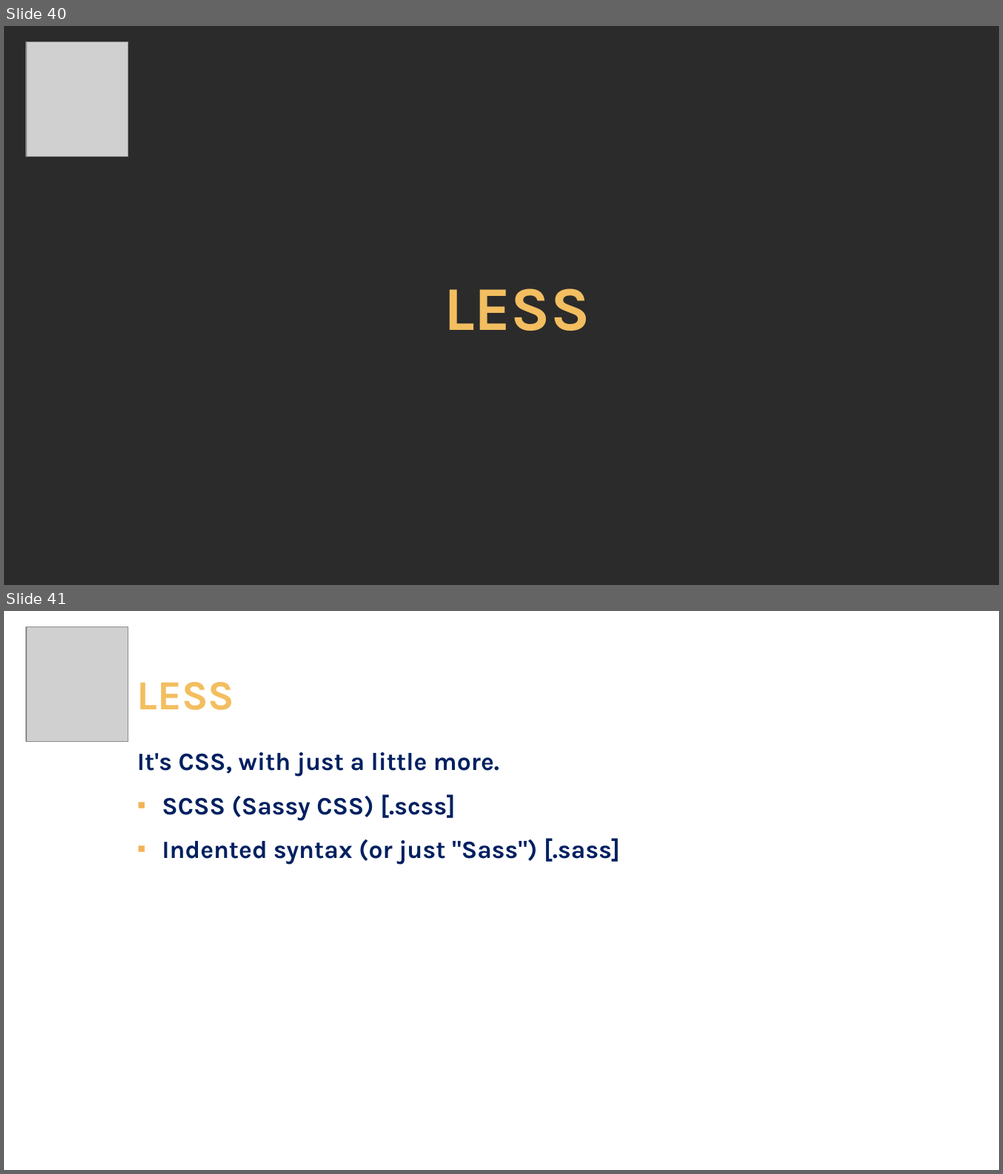
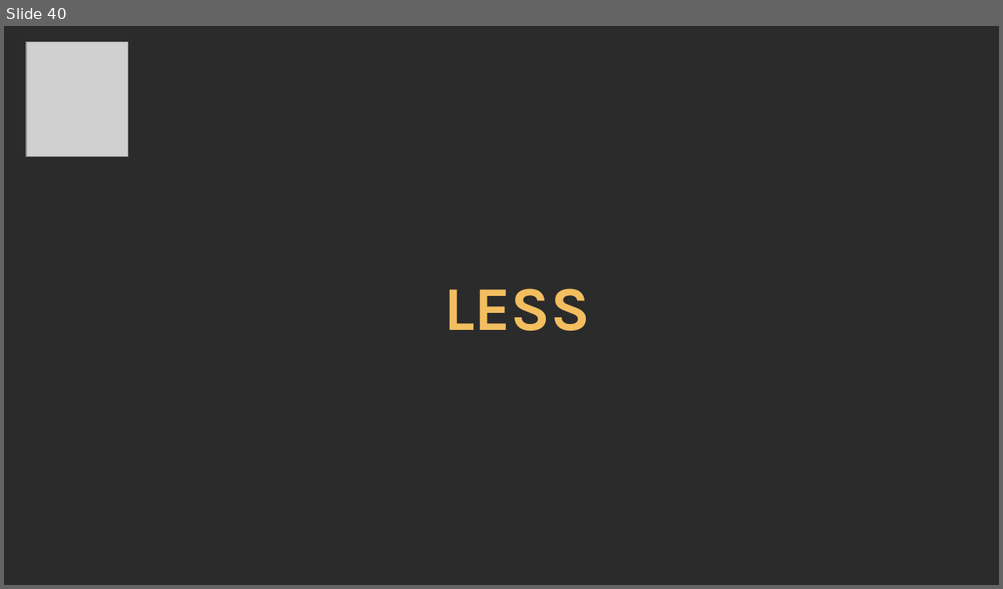
Before and after one commit to pirocorp/CSS-Advanced, a slide deck: 01. Dev Workflows & Tools/01. Dev Workflows & Tools.pptx. Shown one above the other, each under a label of ours: slides 40 and 41 before the commit, slide 40 after it. The pictures are 1003x1174 and 1003x589 pixels, drawn with LibreOffice and Linux fonts; fonts in the diff are those of the drawing; grey boxes stand for pictures; background and template pictures are left out; a plain dark background stands for a picture behind light text. Boxes give left, top, right and bottom in pixels: in the first picture for what was removed or moved away, otherwise in the second. Text is boxed around its words. In the diff, an @@ line names an element or a change of style, - is before the commit and + after.

Commit message:
updated

```diff
--- a/01. Dev Workflows & Tools/01. Dev Workflows & Tools.pptx
+++ b/01. Dev Workflows & Tools/01. Dev Workflows & Tools.pptx
@@ slide 41 removed at bbox=[4, 611, 999, 1170], background picture (left out) @@
@@ picture removed at bbox=[26, 627, 128, 741] @@
@@ text removed at bbox=[137, 682, 235, 710] @@
-LESS
@@ text removed at bbox=[137, 752, 620, 865] @@
-It's CSS, with just a little more.
-▪ SCSS (Sassy CSS) [.scss]
-▪ Indented syntax (or just "Sass") [.sass]
```
